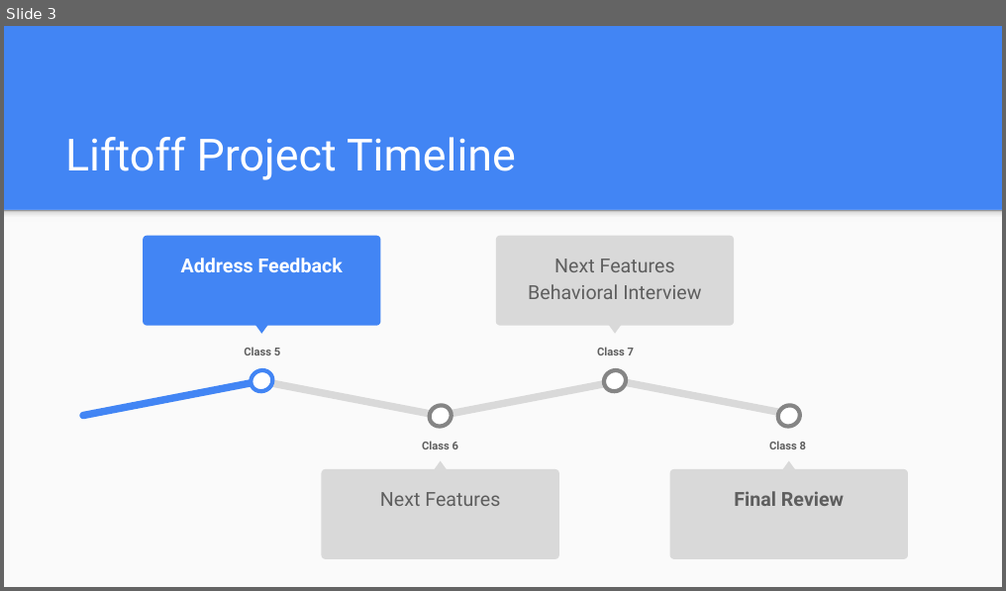
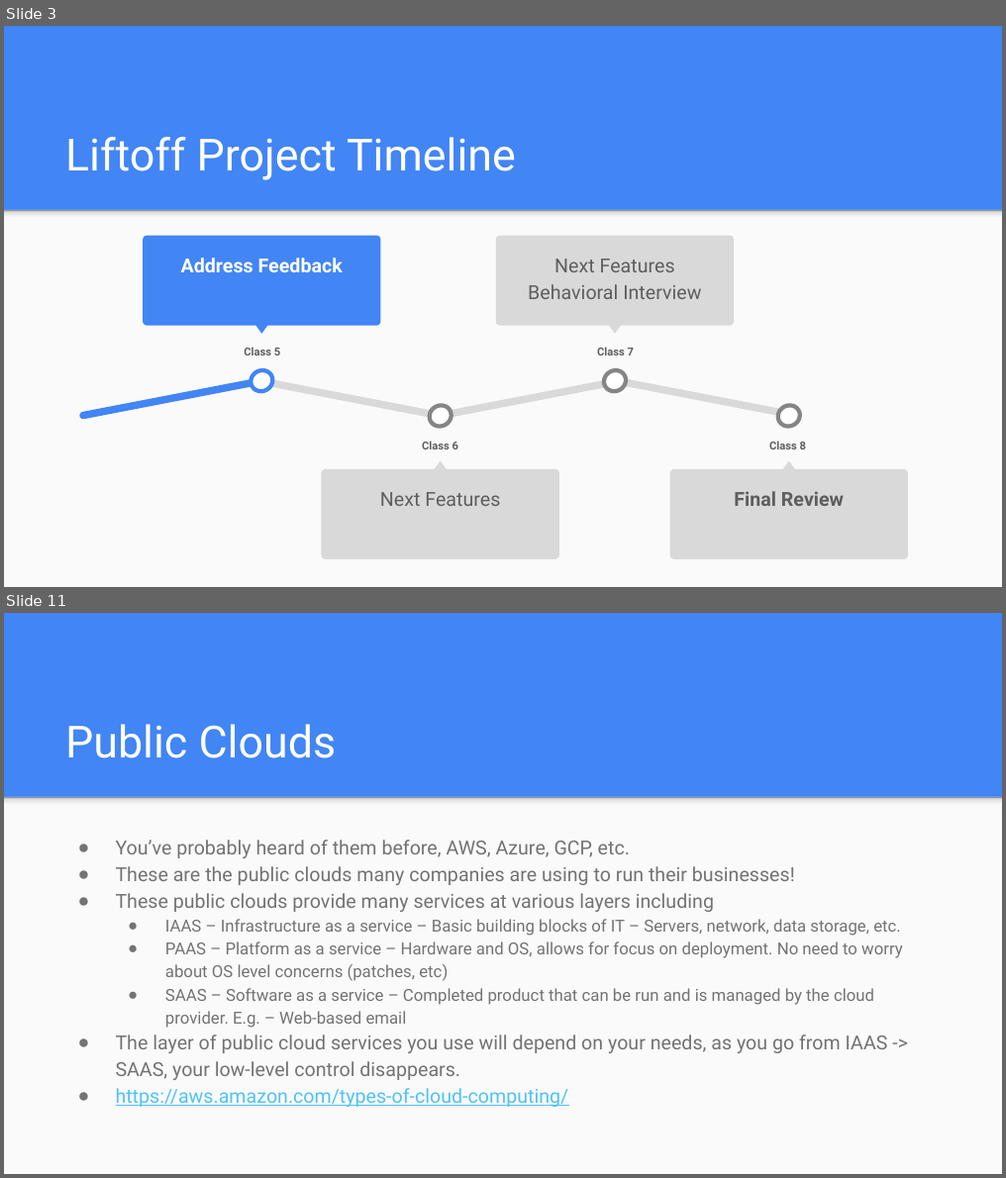
Before and after one commit to icon5585/liftoff-presentations, a slide deck: Class 5 Slides.pptx. Shown one above the other, each under a label of ours: slide 3 before the commit, slides 3 and 11 after it; the slides between them are not shown. The pictures are 1006x591 and 1006x1178 pixels, drawn with LibreOffice and Linux fonts; fonts in the diff are those of the drawing. Boxes give left, top, right and bottom in pixels: in the first picture for what was removed or moved away, otherwise in the second. Text is boxed around its words. In the diff, an @@ line names an element or a change of style, - is before the commit and + after.

```diff
--- a/Class 5 Slides.pptx
+++ b/Class 5 Slides.pptx
@@ slide 11 added at bbox=[4, 613, 1002, 1174], background #4285F4; not listed: 2 template elements that a slide beside it also shows @@
@@ title added at bbox=[65, 724, 337, 759], 32 pt, text #FFFFFF @@
+Public Clouds
@@ text added at bbox=[116, 840, 903, 1107], 14 pt, text #737373 @@
+● You’ve probably heard of them before, AWS, Azure, GCP, etc.
+● These are the public clouds many companies are using to run their businesses!
+● These public clouds provide many services at various layers including
+  ● IAAS – Infrastructure as a service – Basic building blocks of IT – Servers, network, data storage, etc.
+  ● PAAS – Platform as a service – Hardware and OS, allows for focus on deployment. No need to worry about OS level concerns (patches, etc)
+  ● SAAS – Software as a service – Completed product that can be run and is managed by the cloud provider. E.g. – Web-based email
+● The layer of public cloud services you use will depend on your needs, as you go from IAAS -> SAAS, your low-level control disappears.
+● https://aws.amazon.com/types-of-cloud-computing/
```
Also in this commit, not shown: 2 slides changed, 12 other slides added, 4 slides removed.
